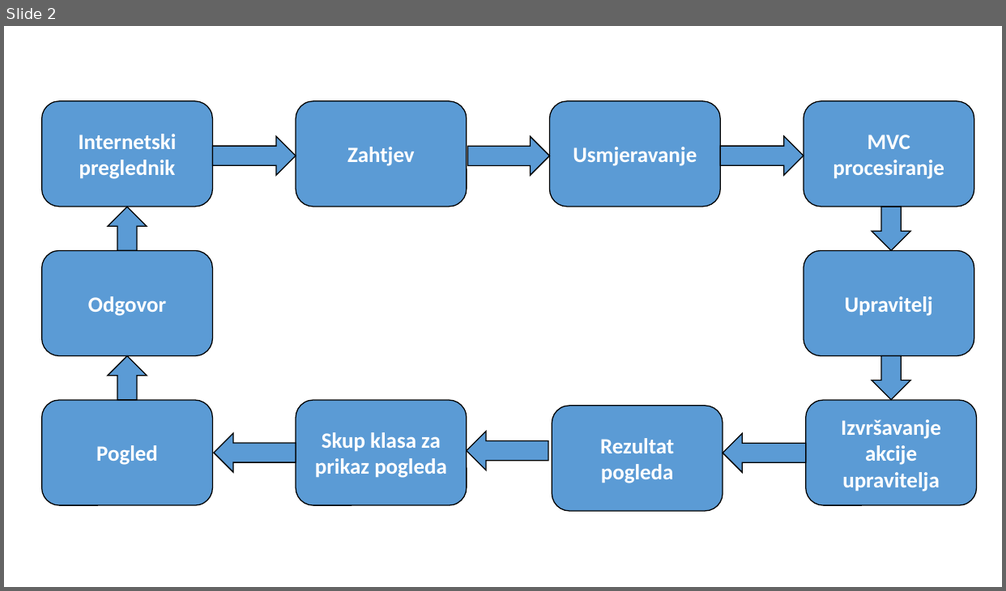
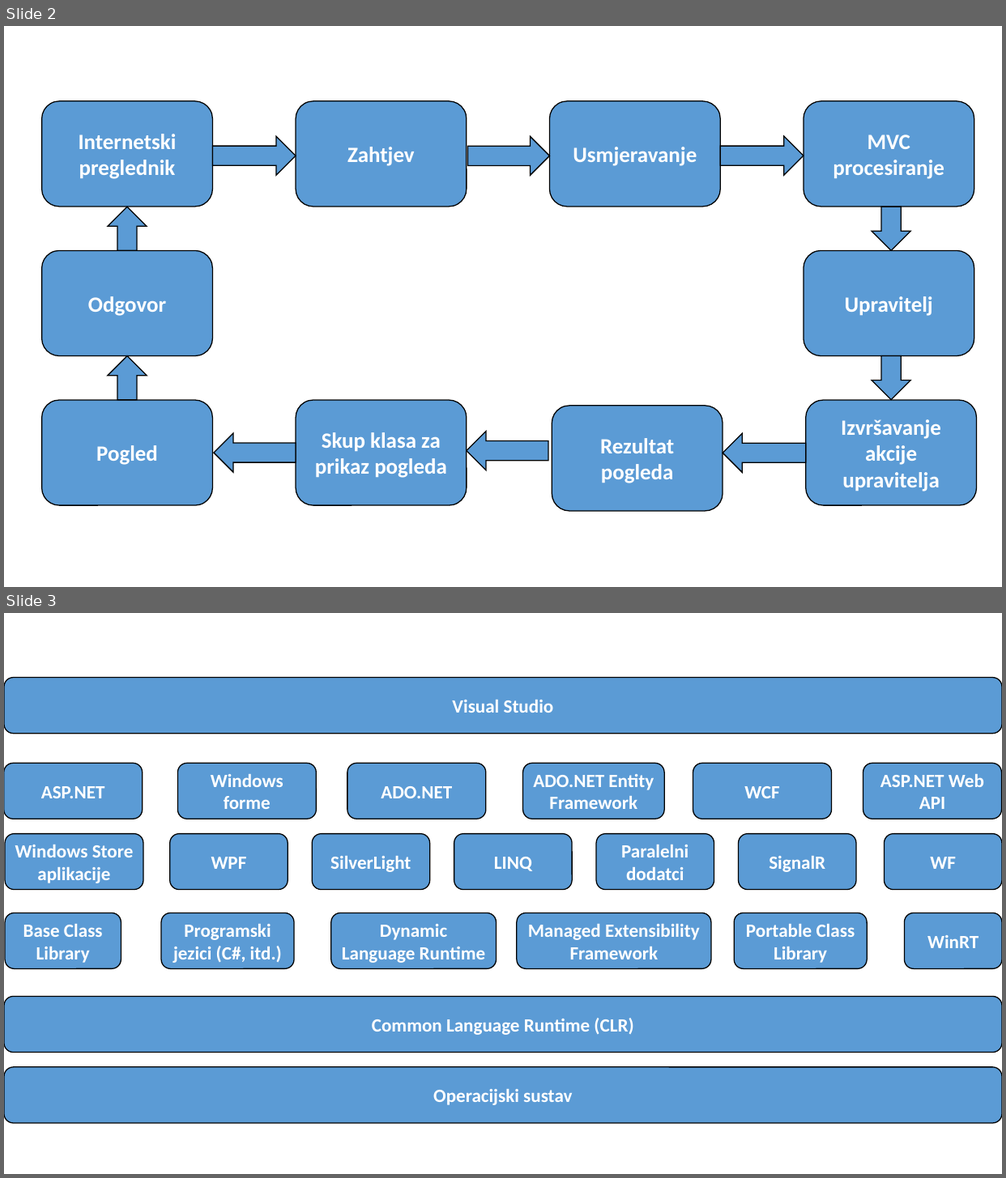
Before and after one commit to antetmc2/zavrsni, a slide deck: TEKST/DIJAGRAMI.pptx. Shown one above the other, each under a label of ours: slide 2 before the commit, slides 2 and 3 after it. The pictures are 1006x591 and 1006x1178 pixels, drawn with LibreOffice and Linux fonts; fonts in the diff are those of the drawing. Boxes give left, top, right and bottom in pixels: in the first picture for what was removed or moved away, otherwise in the second. Text is boxed around its words. In the diff, an @@ line names an element or a change of style, - is before the commit and + after.

```diff
--- a/TEKST/DIJAGRAMI.pptx
+++ b/TEKST/DIJAGRAMI.pptx
@@ slide 3 added at [4, 613, 1002, 1174], background #FFFFFF @@
@@ rounded rectangle added at [4, 677, 1002, 734], fill #5B9BD5, outline #000000 1 pt, 18 pt, text #FFFFFF, bold @@
+Visual Studio
@@ rounded rectangle added at [4, 764, 143, 820], fill #5B9BD5, outline #000000 1 pt, 18 pt, text #FFFFFF, bold @@
+ASP.NET
@@ rounded rectangle added at [177, 764, 316, 820], fill #5B9BD5, outline #000000 1 pt, 18 pt, text #FFFFFF, bold @@
+Windows forme
@@ rounded rectangle added at [347, 764, 486, 820], fill #5B9BD5, outline #000000 1 pt, 18 pt, text #FFFFFF, bold @@
+ADO.NET
@@ rounded rectangle added at [522, 764, 664, 820], fill #5B9BD5, outline #000000 1 pt, 18 pt, text #FFFFFF, bold @@
+ADO.NET Entity Framework
@@ rounded rectangle added at [693, 764, 832, 820], fill #5B9BD5, outline #000000 1 pt, 18 pt, text #FFFFFF, bold @@
+WCF
@@ rounded rectangle added at [863, 764, 1002, 820], fill #5B9BD5, outline #000000 1 pt, 18 pt, text #FFFFFF, bold @@
+ASP.NET Web API
@@ rounded rectangle added at [5, 834, 143, 890], fill #5B9BD5, outline #000000 1 pt, 18 pt, text #FFFFFF, bold @@
+Windows Store aplikacije
@@ rounded rectangle added at [170, 834, 288, 890], fill #5B9BD5, outline #000000 1 pt, 18 pt, text #FFFFFF, bold @@
+WPF
@@ rounded rectangle added at [312, 834, 429, 890], fill #5B9BD5, outline #000000 1 pt, 18 pt, text #FFFFFF, bold @@
+SilverLight
@@ rounded rectangle added at [454, 834, 572, 890], fill #5B9BD5, outline #000000 1 pt, 18 pt, text #FFFFFF, bold @@
+LINQ
@@ rounded rectangle added at [596, 834, 714, 890], fill #5B9BD5, outline #000000 1 pt, 18 pt, text #FFFFFF, bold @@
+Paralelni dodatci
@@ rounded rectangle added at [739, 834, 856, 890], fill #5B9BD5, outline #000000 1 pt, 18 pt, text #FFFFFF, bold @@
+SignalR
@@ rounded rectangle added at [884, 834, 1002, 890], fill #5B9BD5, outline #000000 1 pt, 18 pt, text #FFFFFF, bold @@
+WF
@@ rounded rectangle added at [5, 914, 121, 969], fill #5B9BD5, outline #000000 1 pt, 18 pt, text #FFFFFF, bold @@
+Base Class Library
@@ rounded rectangle added at [161, 914, 294, 969], fill #5B9BD5, outline #000000 1 pt, 18 pt, text #FFFFFF, bold @@
+Programski jezici (C#, itd.)
@@ rounded rectangle added at [331, 914, 496, 969], fill #5B9BD5, outline #000000 1 pt, 18 pt, text #FFFFFF, bold @@
+Dynamic Language Runtime
@@ rounded rectangle added at [517, 914, 711, 969], fill #5B9BD5, outline #000000 1 pt, 18 pt, text #FFFFFF, bold @@
+Managed Extensibility Framework
@@ rounded rectangle added at [734, 914, 867, 969], fill #5B9BD5, outline #000000 1 pt, 18 pt, text #FFFFFF, bold @@
+Portable Class Library
@@ rounded rectangle added at [905, 914, 1002, 969], fill #5B9BD5, outline #000000 1 pt, 18 pt, text #FFFFFF, bold @@
+WinRT
@@ rounded rectangle added at [4, 996, 1002, 1053], fill #5B9BD5, outline #000000 1 pt, 18 pt, text #FFFFFF, bold @@
+Common Language Runtime (CLR)
@@ rounded rectangle added at [4, 1067, 1002, 1123], fill #5B9BD5, outline #000000 1 pt, 18 pt, text #FFFFFF, bold @@
+Operacijski sustav
```
Also in this commit, not shown: 45 other files.
